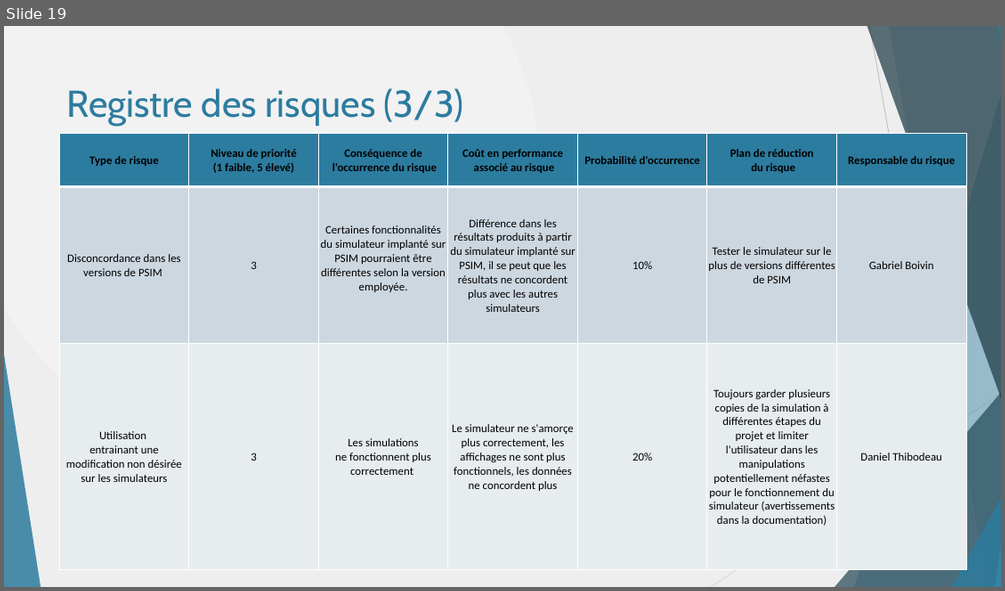
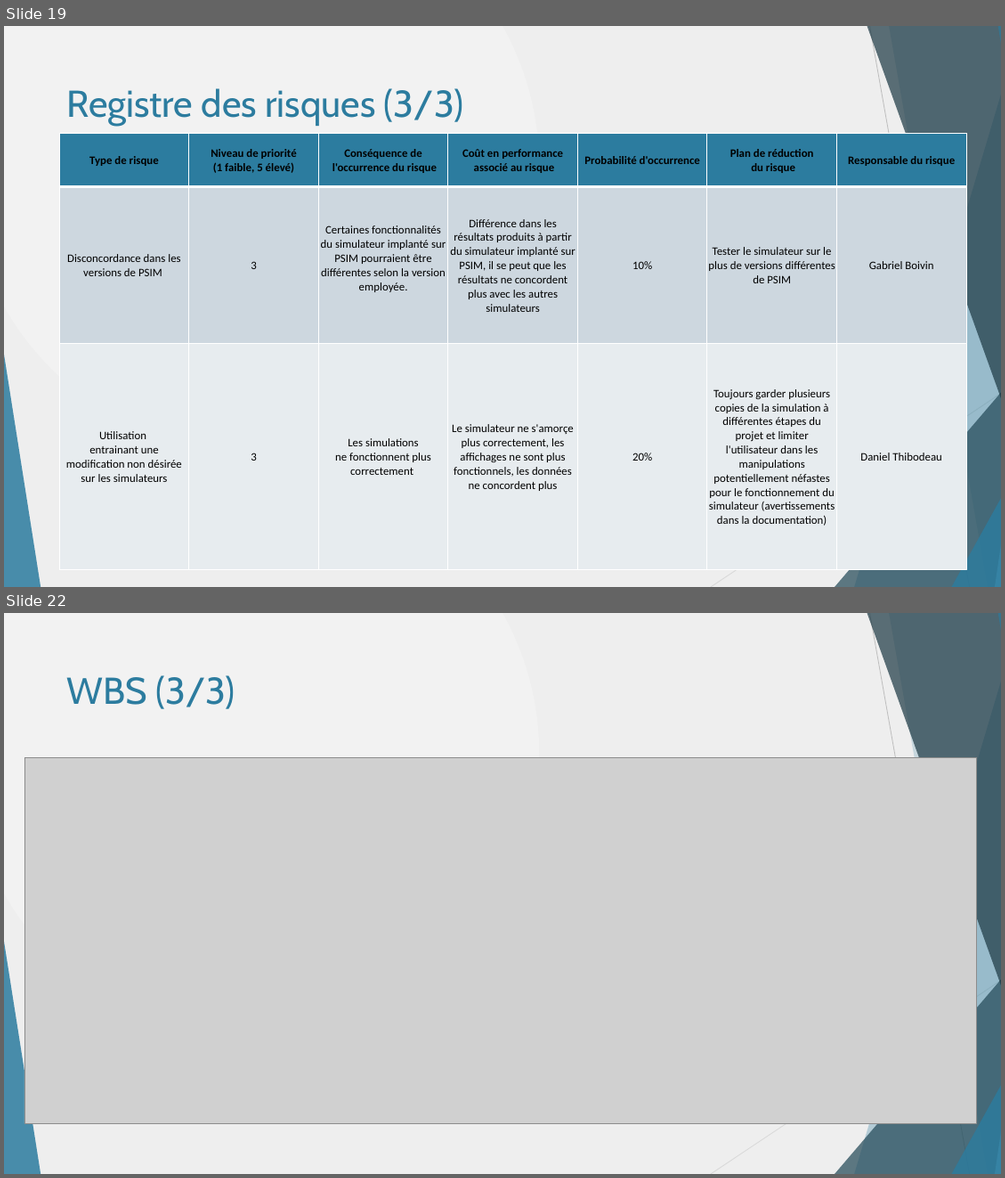
Before and after one commit to danthib76/DesignIV, a slide deck: Remise/Remise 1/Presentation_Remise_1.pptx. Shown one above the other, each under a label of ours: slide 19 before the commit, slides 19 and 22 after it; the slides between them are not shown. The pictures are 1005x591 and 1005x1178 pixels, drawn with LibreOffice and Linux fonts; fonts in the diff are those of the drawing; grey boxes stand for pictures. Boxes give left, top, right and bottom in pixels: in the first picture for what was removed or moved away, otherwise in the second. Text is boxed around its words. In the diff, an @@ line names an element or a change of style, - is before the commit and + after.

```diff
--- a/Remise/Remise 1/Presentation_Remise_1.pptx
+++ b/Remise/Remise 1/Presentation_Remise_1.pptx
@@ slide 22 added at <box>4,613,1001,1174</box>, background gradient #F2F2F2 to #EEEEEE; not listed: 10 template elements that a slide beside it also shows @@
@@ title added at <box>67,675,235,709</box>, 36 pt, text #2C7C9F @@
+WBS (3/3)
@@ picture added at <box>24,757,976,1123</box> @@
```
Also in this commit, not shown: 2 other slides added, 1 other file.
